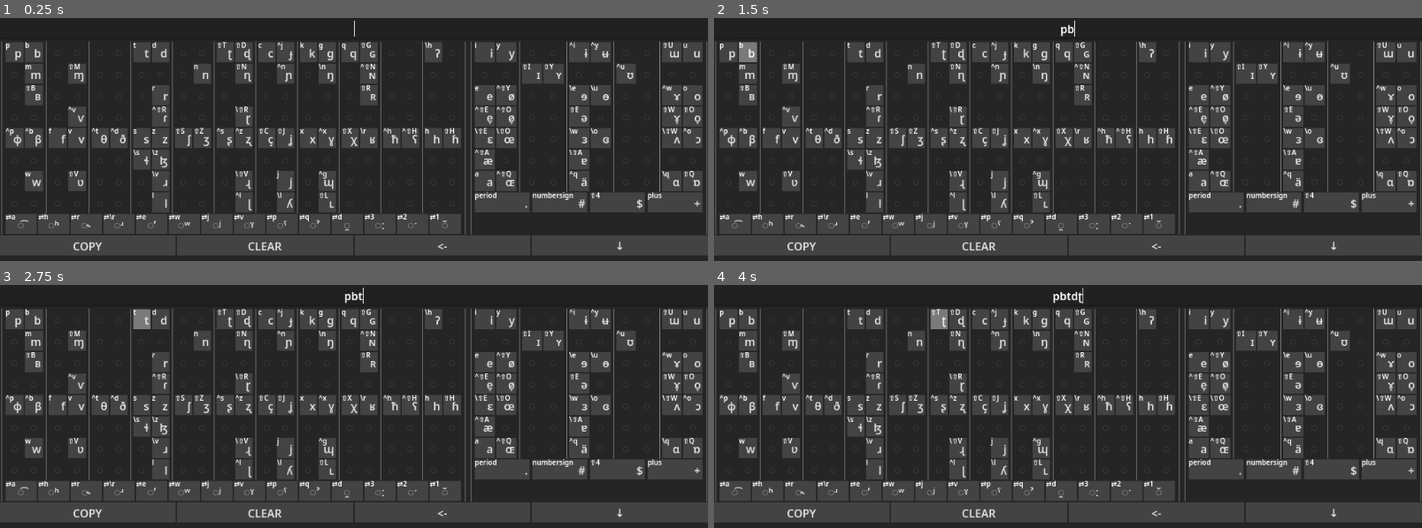
Above: before the commit, frames 1-4 (two rows, left to right).
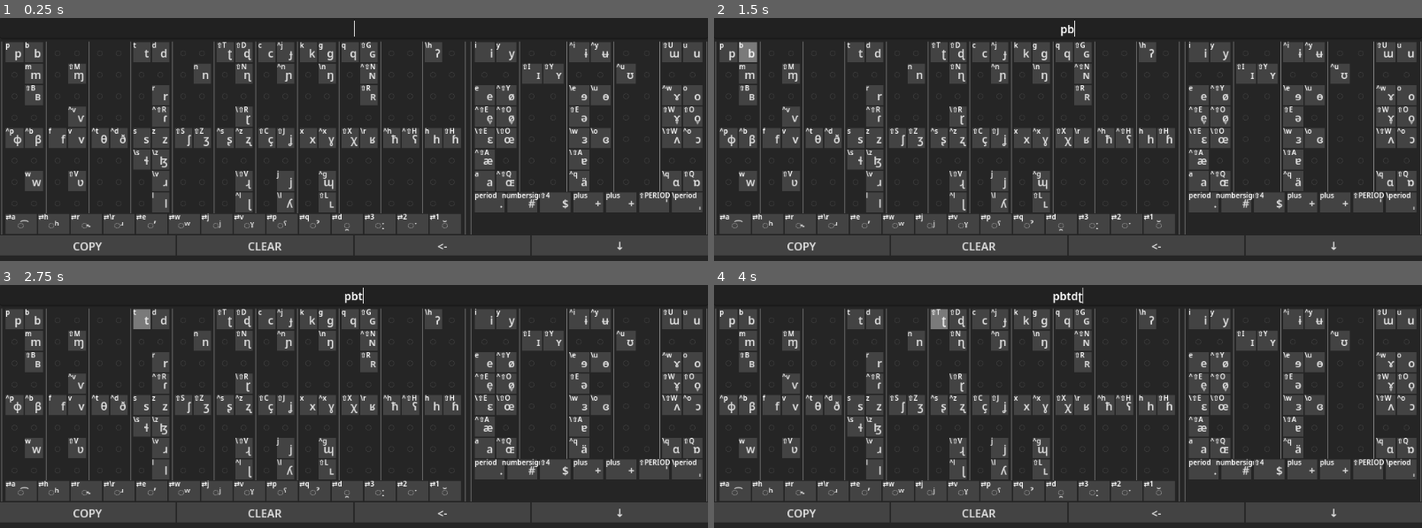
Above: after the commit, the same moments.

Repository: SeraKatha/ipa-keyboard
Game: Godot game, scene res://main.tscn
Same seed, same stepped clock (60 frames per second), same inputs: the game is played once before the commit and once after it.
Inputs:
- Up to frame 1 (0.25 s): no input
- Up to frame 2 (1.5 s): click "p" at 0.5 s; click "b" at 1.25 s
- Up to frame 3 (2.75 s): click "t" at 2 s
- Up to frame 4 (4 s): click "d" at 2.75 s; click "ʈ" at 3.5 s

The runs differ from the first frame. In frame 1, 0.7% of the frame differs, in the area x 70-99%, y 71-80%; in frame 2, 0.7%; in frame 3, 0.7%; in frame 4, 0.7%.

Commit message:
Added stress

Diff:
--- a/keyboard/keypads/boundary_bar.gd
+++ b/keyboard/keypads/boundary_bar.gd
@@ -10,6 +10,9 @@
 		[IPA.Sound.new("#"), "ipa_boundary_word"],
 		[IPA.Sound.new("$"), "ipa_boundary_phonological_word"],
 		[IPA.Sound.new("+"), "ipa_boundary_morpheme"],
+		[IPA.Sound.new("+"), "ipa_boundary_morpheme"],
+		[IPA.Sound.new("\u02C8"), "ipa_stress_primary"],
+		[IPA.Sound.new("\u02CC"), "ipa_stress_secondary"],
 	]
 	for boundary in boundaries:
 		var key = SOUND_KEY.instantiate()
--- a/project.godot
+++ b/project.godot
@@ -626,6 +626,16 @@
 "events": [Object(InputEventKey,"resource_local_to_scene":false,"resource_name":"","device":-1,"window_id":0,"alt_press …(190 unchanged characters)…
 ]
 }
+ipa_stress_primary={
+"deadzone": 0.2,
+"events": [Object(InputEventKey,"resource_local_to_scene":false,"resource_name":"","device":-1,"window_id":0,"alt_pressed":false,"shift_pressed":true,"ctrl_pressed":false,"meta_pressed":false,"pressed":false,"keycode":46,"physical_keycode":0,"key_label":0,"unicode":46,"location":0,"echo":false,"script":null)
+]
+}
+ipa_stress_secondary={
+"deadzone": 0.2,
+"events": [Object(InputEventKey,"resource_local_to_scene":false,"resource_name":"","device":-1,"window_id":0,"alt_pressed":true,"shift_pressed":false,"ctrl_pressed":false,"meta_pressed":false,"pressed":false,"keycode":46,"physical_keycode":0,"key_label":0,"unicode":46,"location":0,"echo":false,"script":null)
+]
+}
 
 [input_devices]
 
